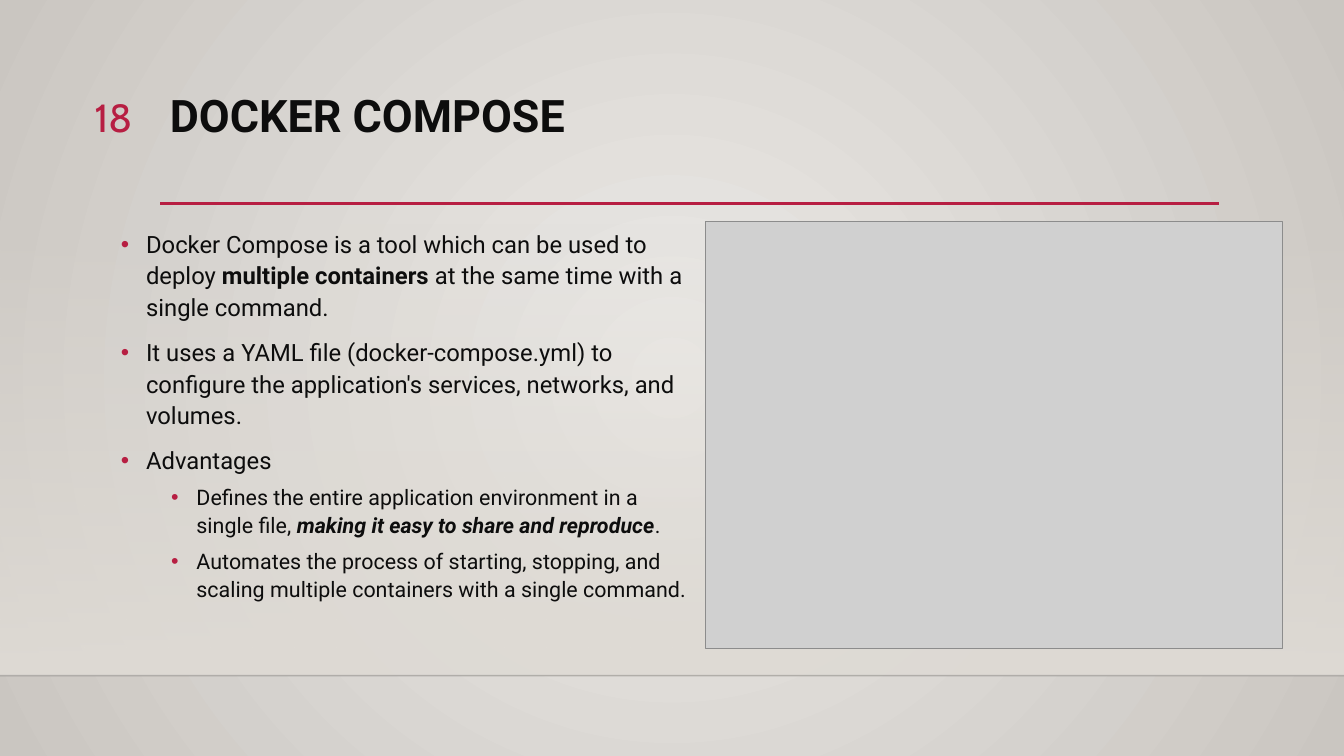
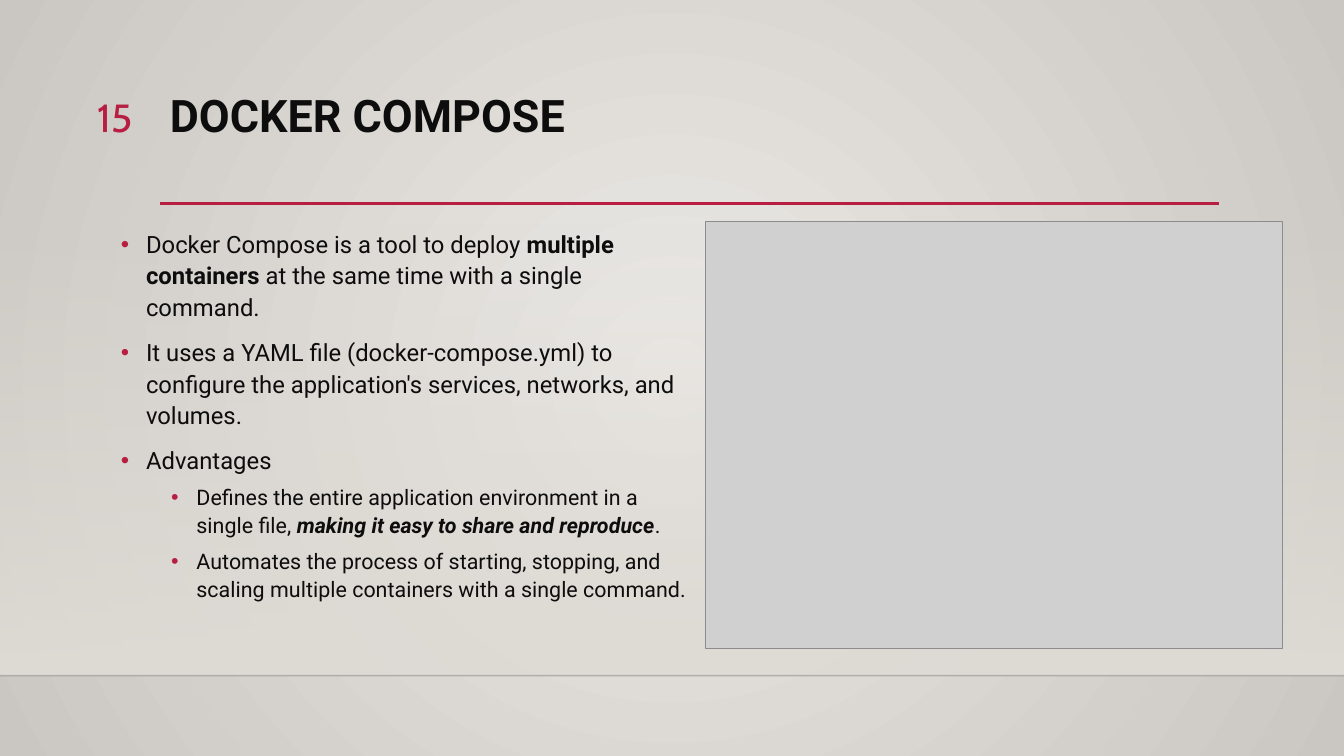
Before and after one commit to ddum-sutd/docker_workshop, a slide deck: slide 15 of Docker_workshop.pptx (slide 18 before the commit). Drawn at 1344x756 pixels with LibreOffice and Linux fonts; fonts in the diff are those of the drawing; grey boxes stand for pictures; background and template pictures are left out. Boxes give left, top, right and bottom in pixels: in the first picture for what was removed or moved away, otherwise in the second. Text is boxed around its words. In the diff, an @@ line names an element or a change of style, - is before the commit and + after.

```diff
--- a/Docker_workshop.pptx
+++ b/Docker_workshop.pptx
@@ page number at [97,104,132,133]: text changed @@
-18
+15
@@ text at [146,235,614,317]: text changed @@
-• Docker Compose is a tool which can be used to deploy multiple containers at the same time with a single command.
+• Docker Compose is a tool to deploy multiple containers at the same time with a single command.
```
Also in this commit, not shown: 4 other slides changed, 1 slide removed, 7 other files.
